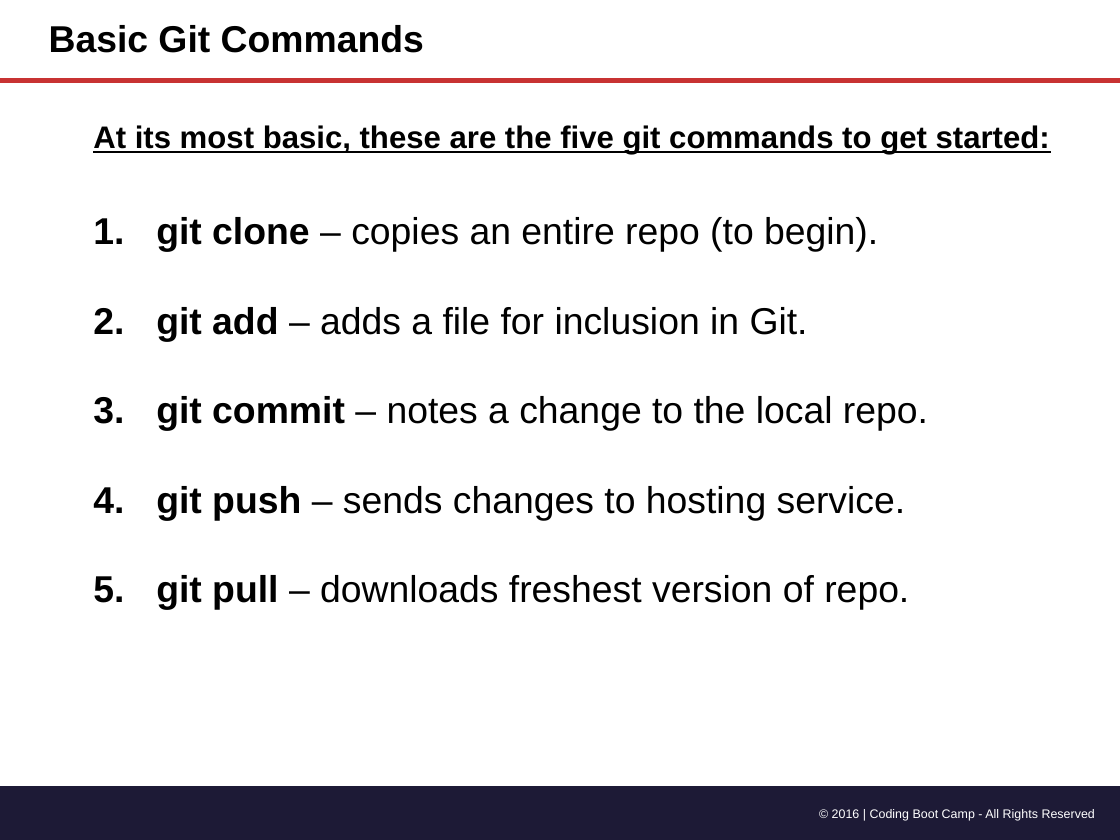
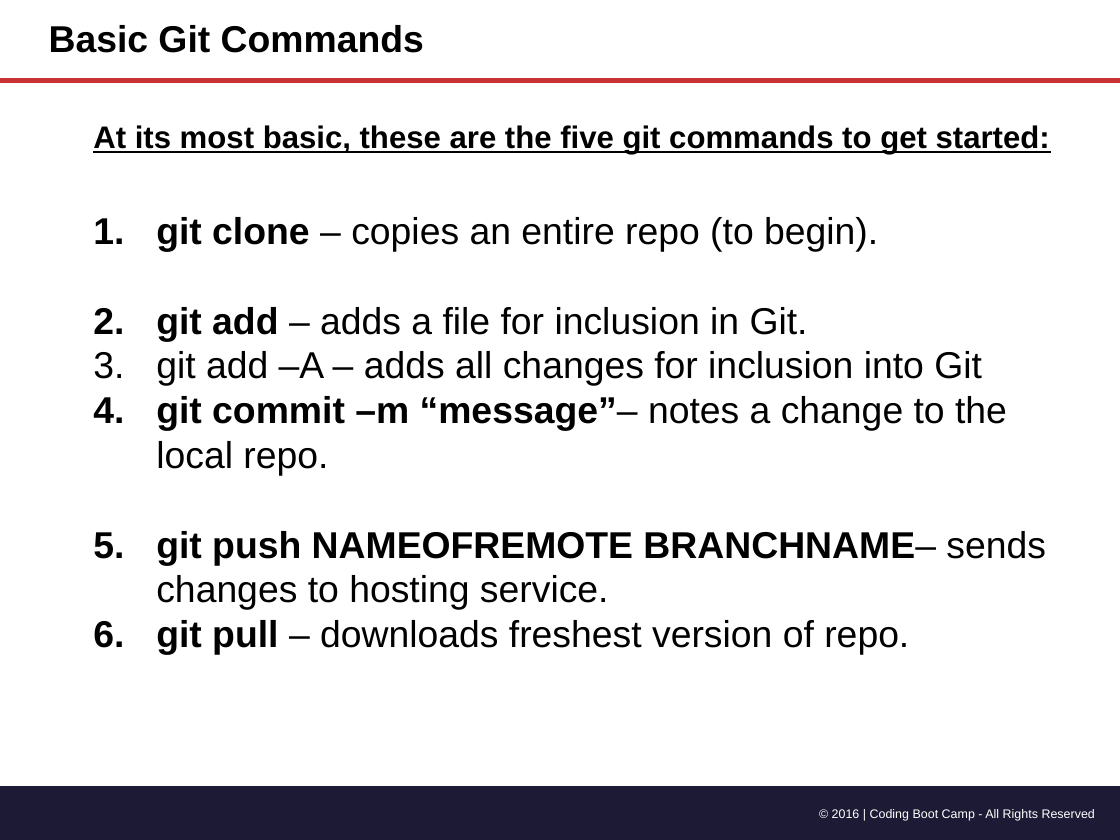
Before and after one commit to katberry1991/bootcamp, a slide deck: slide 33 of 01-25-17:01-26-17-HTML:CSS:Git-1.2/Slide-Shows/Gitn_Pro_HTML_CSS.pptx. Drawn at 1120x840 pixels with LibreOffice and Linux fonts; fonts in the diff are those of the drawing. Boxes give left, top, right and bottom in pixels: in the first picture for what was removed or moved away, otherwise in the second. Text is boxed around its words. In the diff, an @@ line names an element or a change of style, - is before the commit and + after.

```diff
--- a/01-25-17:01-26-17-HTML:CSS:Git-1.2/Slide-Shows/Gitn_Pro_HTML_CSS.pptx
+++ b/01-25-17:01-26-17-HTML:CSS:Git-1.2/Slide-Shows/Gitn_Pro_HTML_CSS.pptx
@@ text at (x1=156, y1=351, x2=1046, y2=610): text changed @@
-3. git commit – notes a change to the local repo.
-4. git push – sends changes to hosting service.
+3. git add –A – adds all changes for inclusion into Git
+4. git commit –m “message”– notes a change to the local repo.
+5. git push NAMEOFREMOTE BRANCHNAME– sends changes to hosting service.
```
Also in this commit, not shown: 2 other slides changed, 1 slide added, 10 other files.
